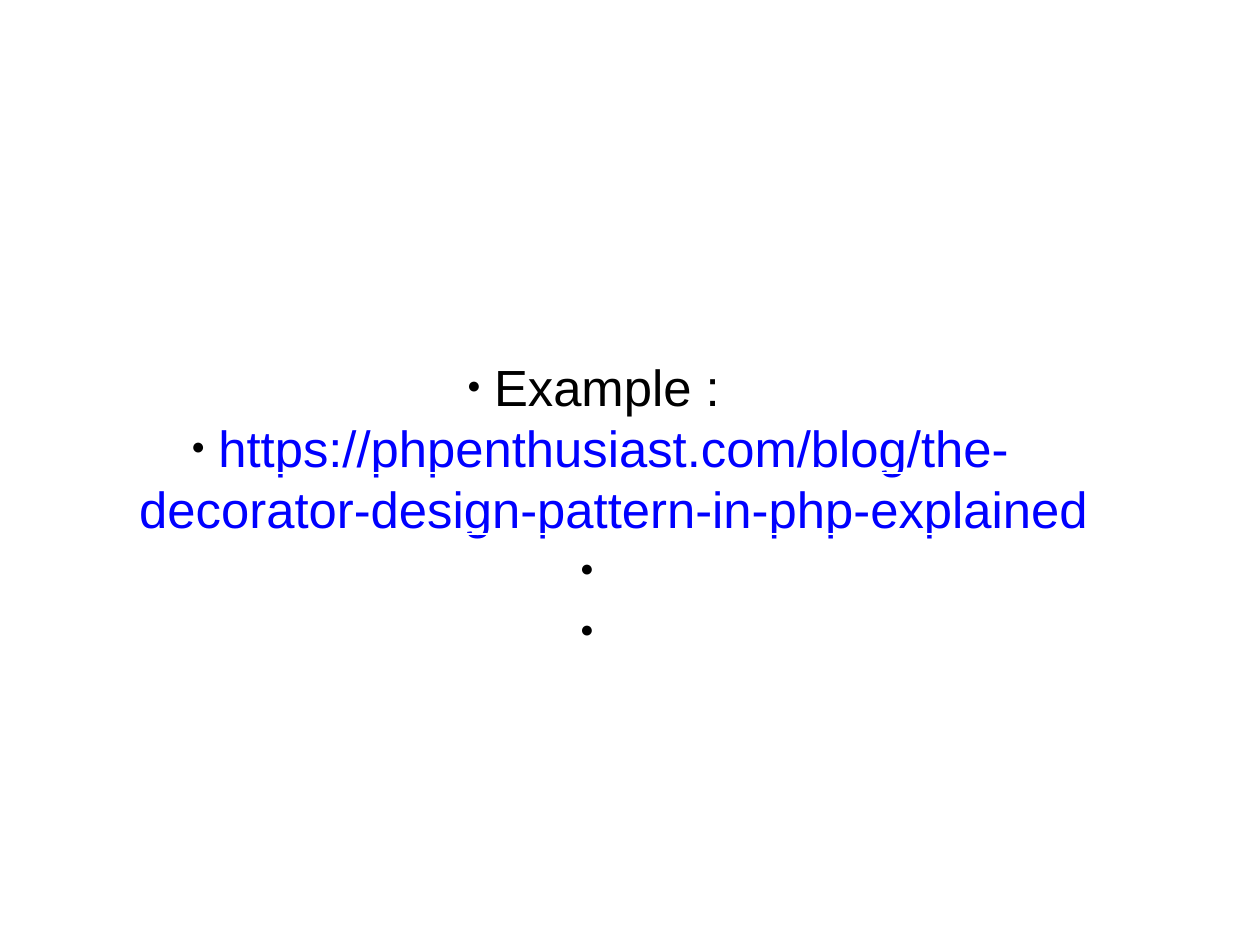
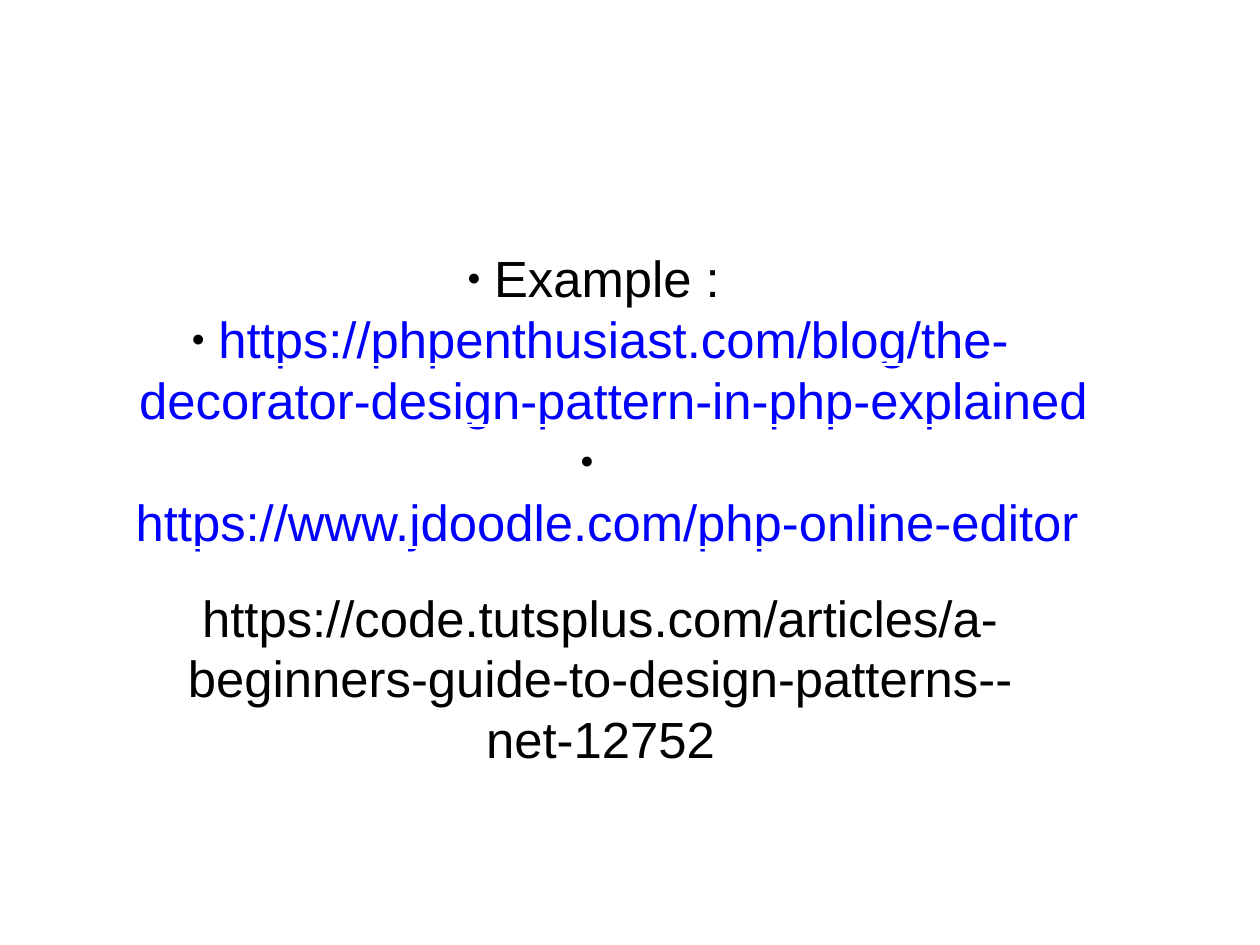
Before and after one commit to ogaleamol/decorator, a slide deck: slide 11 of decoratorDesignPattern.pptx (slide 9 before the commit). Drawn at 1260x945 pixels with LibreOffice and Linux fonts; fonts in the diff are those of the drawing; background and template pictures are left out. Boxes give left, top, right and bottom in pixels: in the first picture for what was removed or moved away, otherwise in the second. Text is boxed around its words. In the diff, an @@ line names an element or a change of style, - is before the commit and + after.

```diff
--- a/decoratorDesignPattern.pptx
+++ b/decoratorDesignPattern.pptx
@@ text at (139,260,1088,430): indent changed @@
@@ text at (136,504,1079,759): paragraphs added @@
+https://www.jdoodle.com/php-online-editor
+https://code.tutsplus.com/articles/a-beginners-guide-to-design-patterns--net-12752
```
Also in this commit, not shown: 6 other slides changed, 3 slides added, 1 slide removed.
